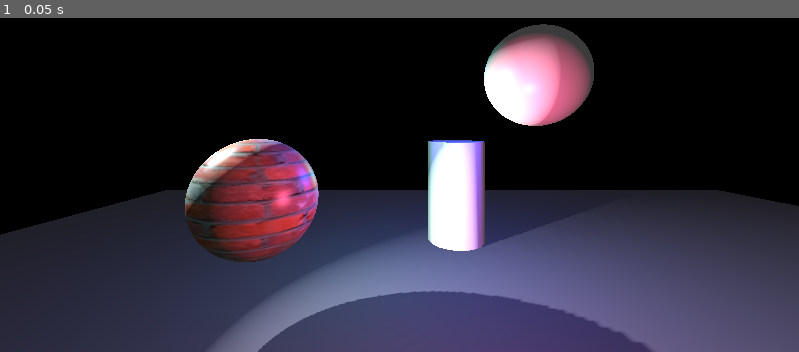
Above: before the commit, frame 1.
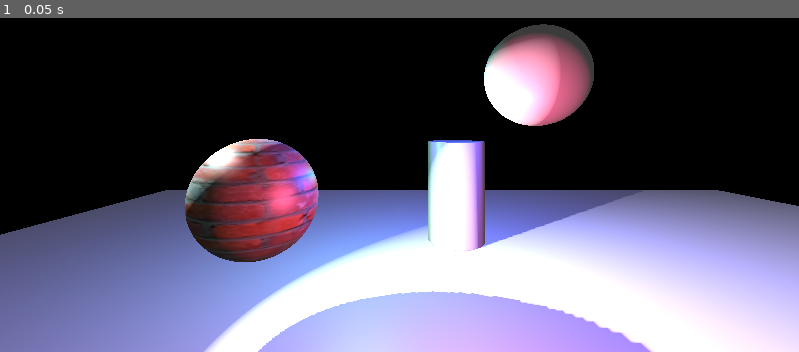
Above: after the commit, the same moment.

Repository: Tweety-lab/GodotAbstractedPhong
Game: Godot game, scene res://Scenes/Example_Scene.tscn
The game is run twice, just before and just after one commit, with the same random seed, the same clock (stepped at 60 frames per second) and the same inputs. The project has no main scene, so this scene is started directly.
Inputs:
- Up to frame 1 (0.05 s): no input

The runs differ from the first frame. In frame 1, 44% of the frame differs, in the area x 0-100%, y 23-100%.

Commit message:
Adds optional blinn-phong

Diff:
--- a/Scenes/Example_Scene.tscn
+++ b/Scenes/Example_Scene.tscn
@@ -7,6 +7,7 @@
 render_priority = 0
 shader = ExtResource("1_fsv62")
 shader_parameter/Specular = 100.0
+shader_parameter/Blinn = null
 
 [sub_resource type="SphereMesh" id="SphereMesh_e14aa"]
 
@@ -14,17 +15,25 @@
 render_priority = 0
 shader = ExtResource("1_fsv62")
 shader_parameter/Specular = 32.0
+shader_parameter/Blinn = true
 shader_parameter/Texture = ExtResource("2_t7lgn")
 
 [sub_resource type="ShaderMaterial" id="ShaderMaterial_aw45j"]
 render_priority = 0
 shader = ExtResource("1_fsv62")
 shader_parameter/Specular = 32.0
+shader_parameter/Blinn = null
 
 [sub_resource type="Environment" id="Environment_s5nn8"]
 background_mode = 1
 ambient_light_source = 2
 ambient_light_color = Color(0.231518, 0.231518, 0.231518, 1)
+
+[sub_resource type="ShaderMaterial" id="ShaderMaterial_wlmaw"]
+render_priority = 0
+shader = ExtResource("1_fsv62")
+shader_parameter/Specular = 32.0
+shader_parameter/Blinn = true
 
 [node name="ExampleScene" type="Node3D"]
 
@@ -71,6 +80,7 @@
 
 [node name="CSGBox3D" type="CSGBox3D" parent="."]
 transform = Transform3D(13.1415, 0, 0, 0, 1, 0, 0, 0, 17.8846, 0.124246, -1.93498, -2.58205)
+material = SubResource("ShaderMaterial_wlmaw")
 
 [node name="SpotLight3D" type="SpotLight3D" parent="."]
 transform = Transform3D(1, 0, 0, 0, 0.795421, 0.606058, 0, -0.606058, 0.795421, 0.536199, 0.946931, 0.896379)
--- a/Shaders/phong.gdshader
+++ b/Shaders/phong.gdshader
@@ -2,6 +2,7 @@
 
 uniform sampler2D Texture;
 uniform float Specular;
+uniform bool Blinn;
 
 void fragment() {
 	// Apply texture
@@ -19,9 +20,13 @@
 	DIFFUSE_LIGHT += diffuse;
 
 	// Specular
-	vec3 reflectDir = normalize(reflect(-LIGHT, NORMAL));
-	float specularFactor = max(0.0, dot(VIEW, reflectDir));
-	specularFactor = pow(max(dot(VIEW, reflectDir), 0.0), Specular);
+	vec3 halfDir;
+	if (Blinn) {
+		halfDir = normalize(LIGHT + VIEW);
+	} else {
+		halfDir = normalize(reflect(-LIGHT, NORMAL));
+	}
+	float specularFactor = pow(max(dot(NORMAL, halfDir), 0.0), Specular);
 	vec3 specular = specularFactor * LIGHT_COLOR * ATTENUATION;
 	SPECULAR_LIGHT += specular;
 }
Not shown: 1 places in Scenes/Example_Scene.tscn that only renumber resources
